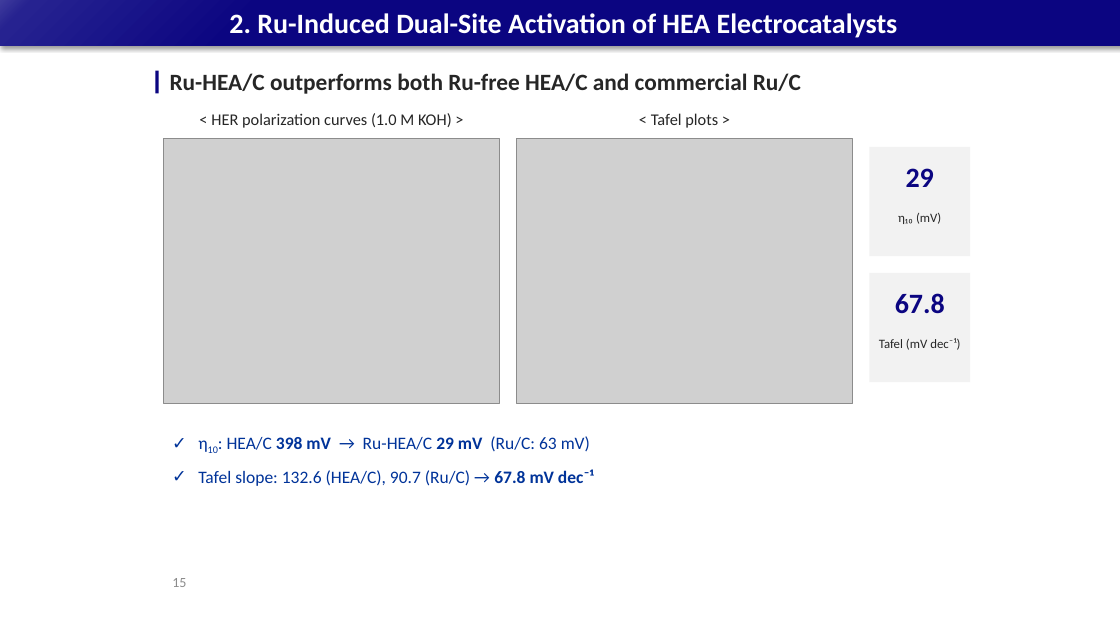
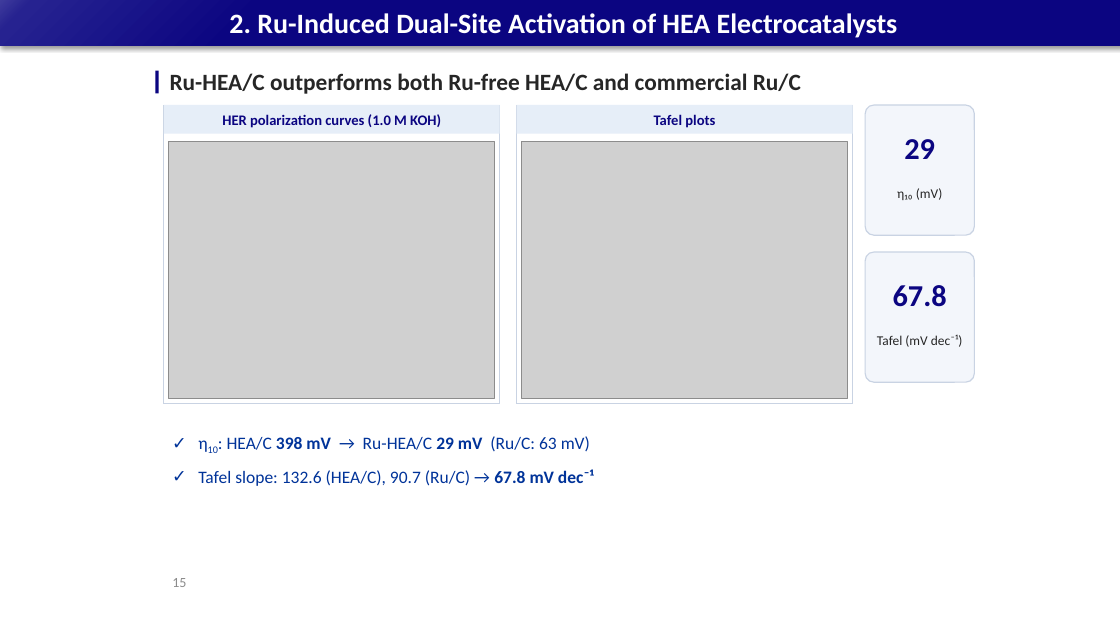
Before and after one commit to limsj0204/letter, a slide deck: slide 15 of 학위논문_디펜스_발표자료.pptx. Drawn at 1120x630 pixels with LibreOffice and Linux fonts; fonts in the diff are those of the drawing; grey boxes stand for pictures. Boxes give left, top, right and bottom in pixels: in the first picture for what was removed or moved away, otherwise in the second. Text is boxed around its words. In the diff, an @@ line names an element or a change of style, - is before the commit and + after.

```diff
--- a/학위논문_디펜스_발표자료.pptx
+++ b/학위논문_디펜스_발표자료.pptx
@@ rectangle "HER polarization curves (1.0 M ...": place and size @@
-rectangle "HER polarization curves (1.0 M ..." at (211,113,452,128)
+rectangle "HER polarization curves (1.0 M ..." at (164,105,500,134)
@@ rectangle "HER polarization curves (1.0 M ..." at (164,105,500,134): vertical alignment top to middle; fill none to #E6EEF8 @@
@@ rectangle added at (164,105,500,403), outline #C9D3E3 0.75 pt @@
@@ text in rectangle at (222,114,441,128): text changed; size 14 to 12.5 pt; text colour #262626 to #0B0581; bold on @@
-< HER polarization curves (1.0 M KOH) >
+HER polarization curves (1.0 M KOH)
@@ rectangle "Tafel plots": place and size @@
-rectangle "Tafel plots" at (651,113,718,128)
+rectangle "Tafel plots" at (517,105,853,134)
@@ rectangle "Tafel plots" at (517,105,853,134): vertical alignment top to middle; fill none to #E6EEF8 @@
@@ rectangle added at (517,105,853,403), outline #C9D3E3 0.75 pt @@
@@ text in rectangle at (654,114,715,128): text changed; size 14 to 12.5 pt; text colour #262626 to #0B0581; bold on @@
-< Tafel plots >
+Tafel plots
@@ text "29" at (904,139,935,159): size 24 to 26 pt; vertical alignment top to middle @@
@@ text "29": place and size @@
-text "29" at (906,168,934,187)
+text "29" at (904,139,935,159)
@@ rounded rectangle added at (865,105,975,235), fill #F3F6FB, outline #C9D3E3 1 pt @@
@@ picture: place and size @@
-picture at (164,139,500,403)
+picture at (169,142,495,399)
@@ picture: place and size @@
-picture at (517,139,853,403)
+picture at (522,142,848,399)
@@ rectangle removed at (870,147,970,256) @@
@@ text "η₁₀ (mV)" at (897,188,942,200): size 11 to 11.5 pt @@
@@ text "η₁₀ (mV)": place and size @@
-text "η₁₀ (mV)" at (898,213,941,224)
+text "η₁₀ (mV)" at (897,188,942,200)
@@ text "67.8": place and size @@
-text "67.8" at (895,293,945,314)
+text "67.8" at (893,285,947,307)
@@ text "67.8" at (893,285,947,307): size 24 to 26 pt; vertical alignment top to middle @@
@@ rounded rectangle added at (865,252,975,382), fill #F3F6FB, outline #C9D3E3 1 pt @@
@@ rectangle removed at (870,273,970,382) @@
@@ text "Tafel (mV dec⁻¹)" at (877,335,963,347): size 11 to 11.5 pt @@
```
Also in this commit, not shown: 31 other slides changed.
